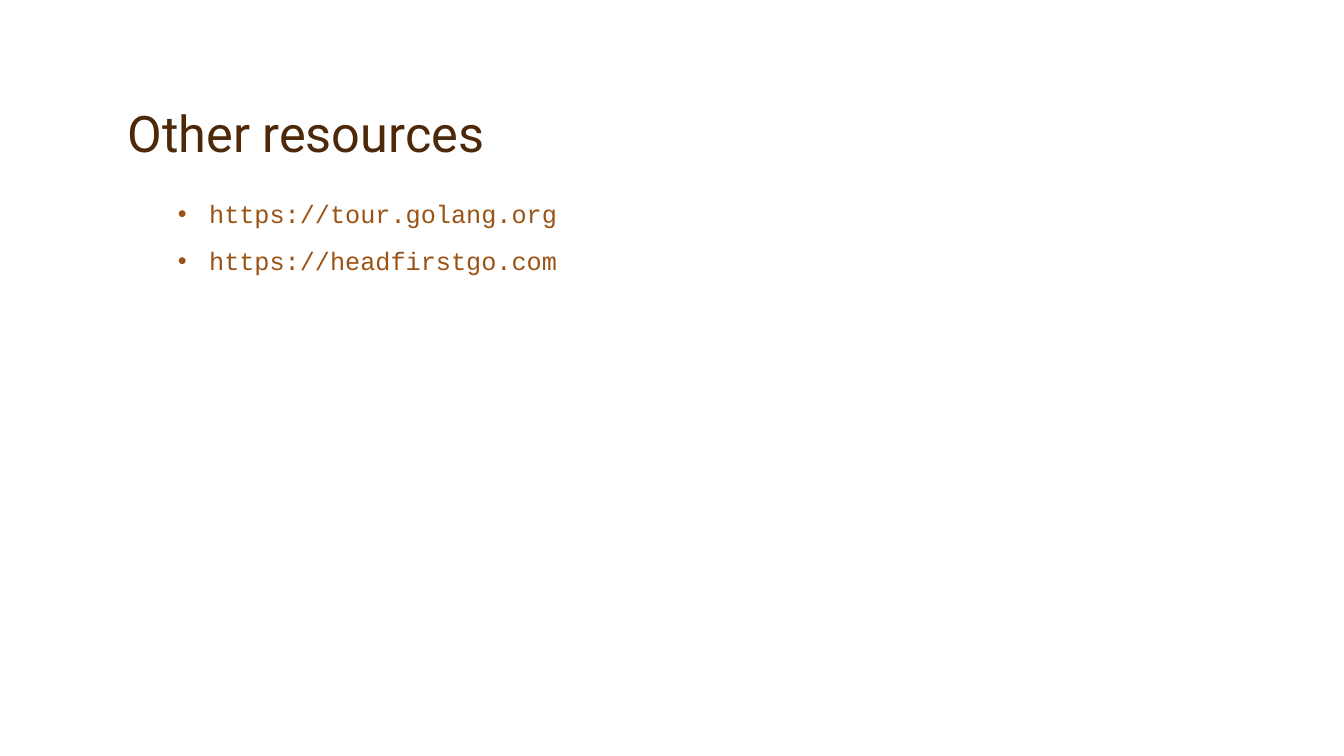
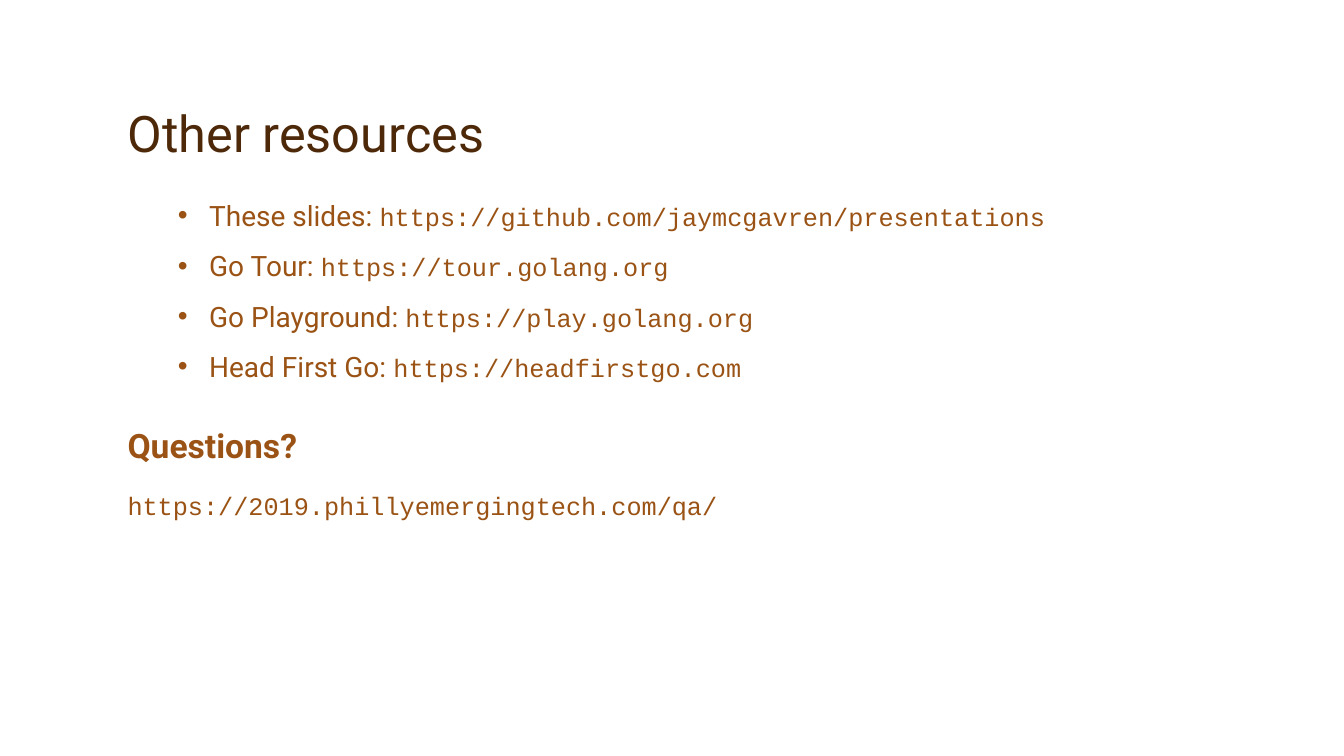
Before and after one commit to jaymcgavren/presentations, a slide deck: slide 108 of go/phillyete/2019/golang_phillyete_2019.pptx (slide 102 before the commit). Drawn at 1344x756 pixels with LibreOffice and Linux fonts; fonts in the diff are those of the drawing; background and template pictures are left out. Boxes give left, top, right and bottom in pixels: in the first picture for what was removed or moved away, otherwise in the second. Text is boxed around its words. In the diff, an @@ line names an element or a change of style, - is before the commit and + after.

```diff
--- a/go/phillyete/2019/golang_phillyete_2019.pptx
+++ b/go/phillyete/2019/golang_phillyete_2019.pptx
@@ text at box(128, 205, 1045, 521): text changed @@
-  • https://tour.golang.org
-  • https://headfirstgo.com
+  • These slides: https://github.com/jaymcgavren/presentations
+  • Go Tour: https://tour.golang.org
+  • Go Playground: https://play.golang.org
+  • Head First Go: https://headfirstgo.com
+Questions?
+https://2019.phillyemergingtech.com/qa/
```
Also in this commit, not shown: 35 other slides changed, 38 slides added, 32 slides removed.
